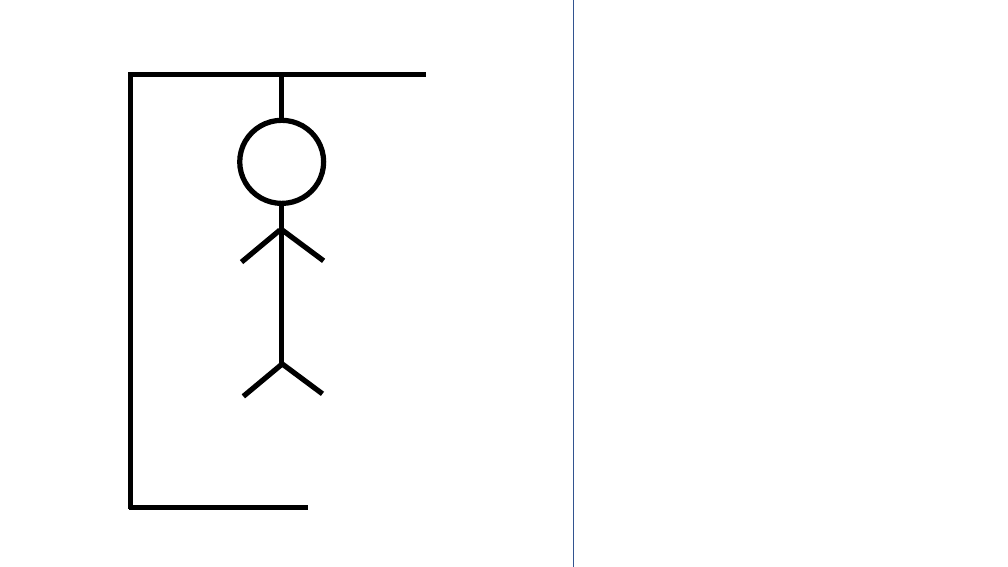
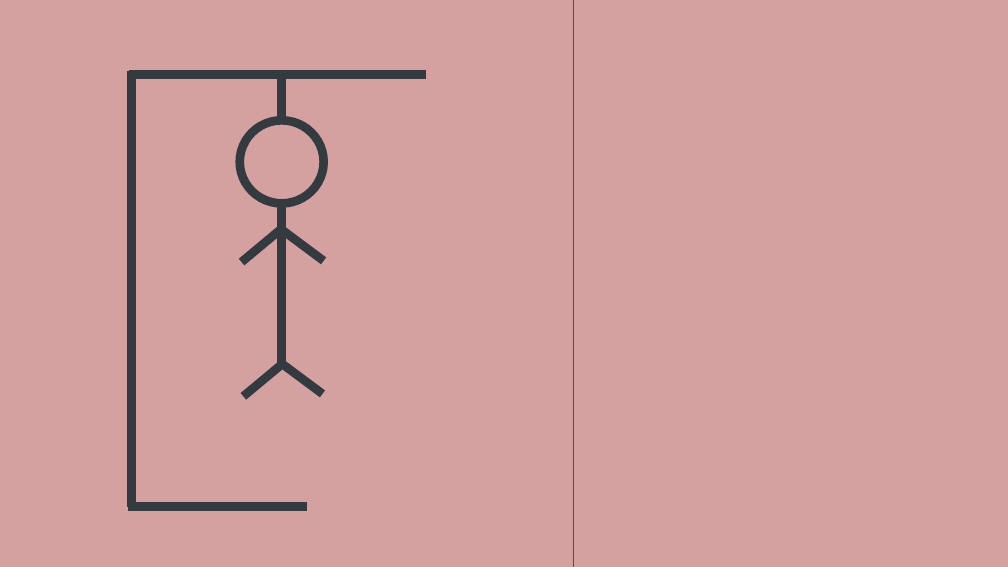
Before and after one commit to ShaharSalhov/hangman_game, a slide deck: slide 8 of public/pics/Presentation1.pptx (slide 1 before the commit). Drawn at 1008x567 pixels with LibreOffice and Linux fonts; fonts in the diff are those of the drawing; background and template pictures are left out. Boxes give left, top, right and bottom in pixels: in the first picture for what was removed or moved away, otherwise in the second. Text is boxed around its words. In the diff, an @@ line names an element or a change of style, - is before the commit and + after.

```diff
--- a/public/pics/Presentation1.pptx
+++ b/public/pics/Presentation1.pptx
@@ background picture (left out) to #D4A0A0 @@
@@ line (129, 74) - (426, 74): stroke #000000 5 pt to #333B40 8.25 pt @@
@@ line (132, 71) - (132, 507): stroke #000000 5 pt to #333B40 8.25 pt @@
@@ line (282, 120) - (282, 74): stroke #000000 5 pt to #333B40 8.25 pt @@
@@ ellipse at bbox=[240, 120, 324, 203]: outline #000000 5 pt to #333B40 8.25 pt @@
@@ line (282, 364) - (282, 201): stroke #000000 5 pt to #333B40 8.25 pt @@
@@ line (242, 262) - (280, 230): stroke #000000 5 pt to #333B40 8.25 pt @@
@@ line (324, 261) - (282, 230): stroke #000000 5 pt to #333B40 8.25 pt @@
@@ line (243, 396) - (282, 364): stroke #000000 5 pt to #333B40 8.25 pt @@
@@ line (323, 394) - (281, 363): stroke #000000 5 pt to #333B40 8.25 pt @@
@@ line (129, 507) - (307, 507): stroke #000000 5 pt to #333B40 8.25 pt @@
```
Also in this commit, not shown: 7 slides added, 22 other files.
